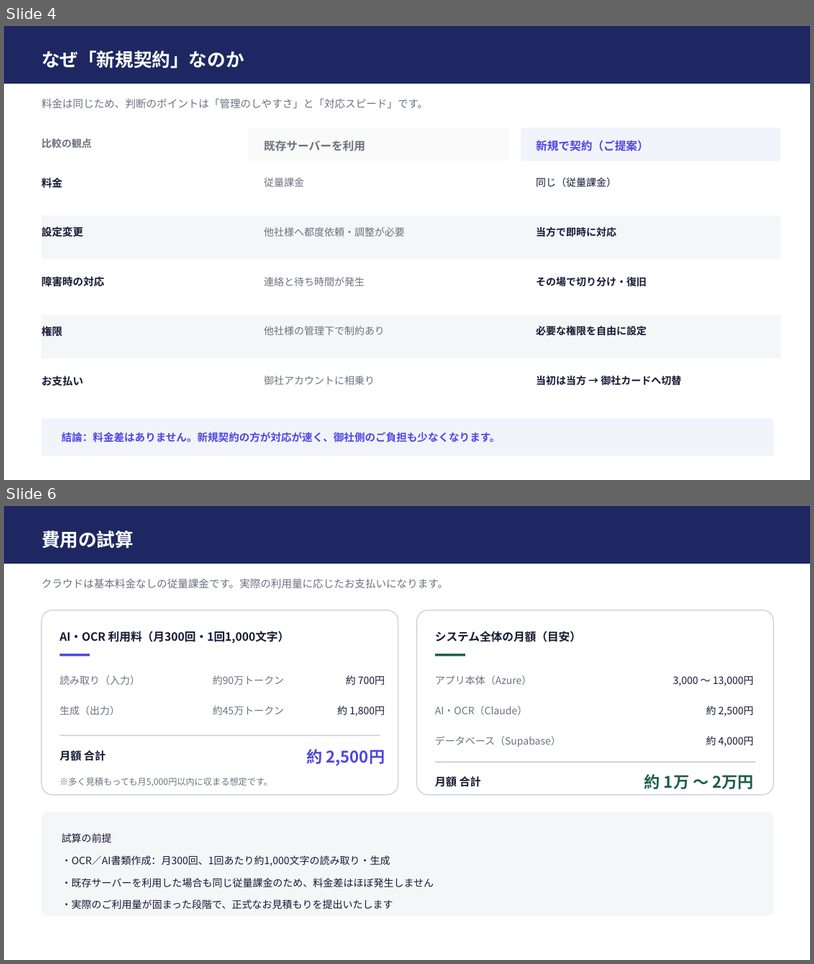
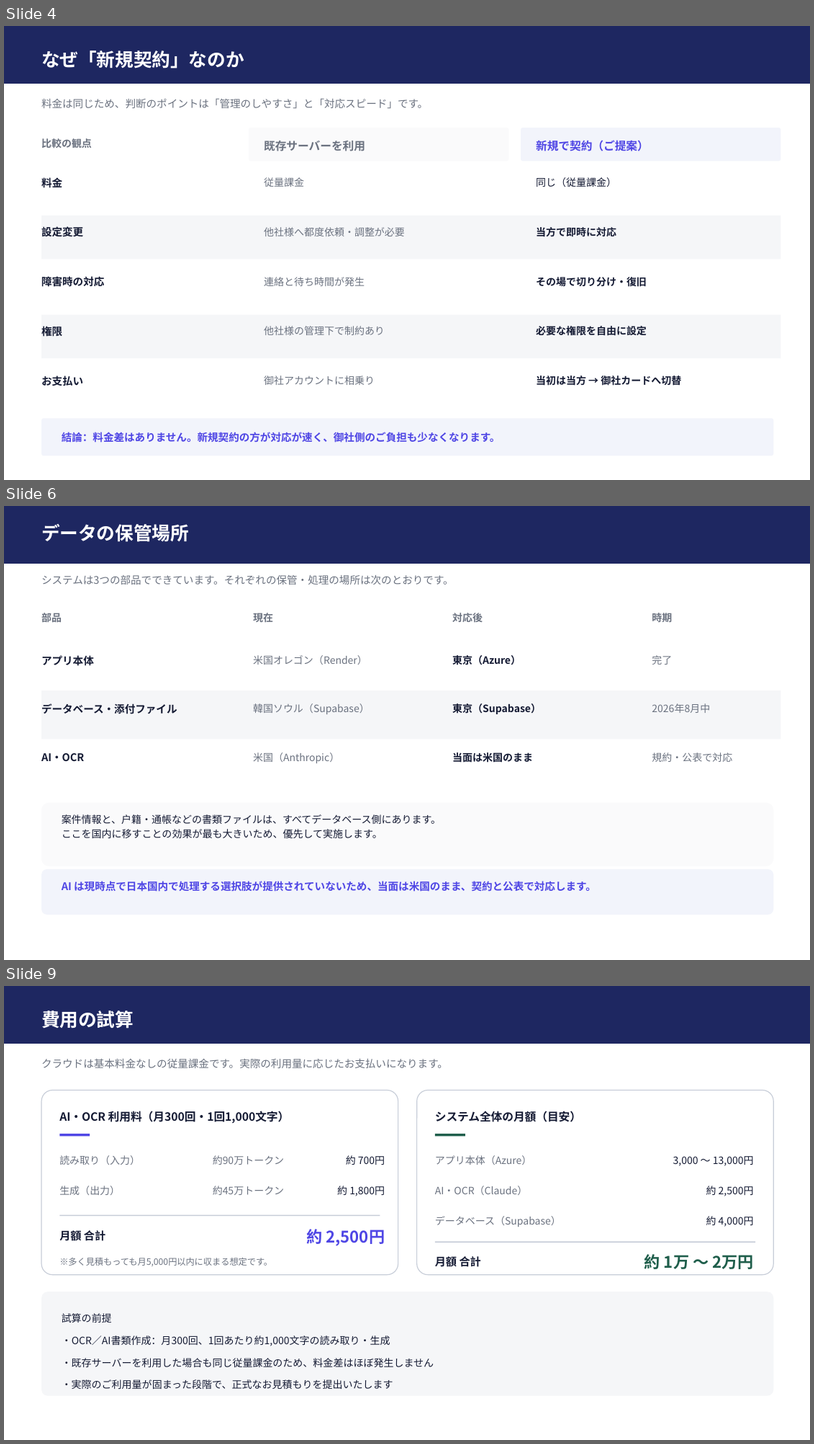
Before and after one commit to IVipcy/SouzokPlatform, a slide deck: docs/サーバー構成のご提案.pptx. Shown one above the other, each under a label of ours: slides 4 and 6 before the commit, slides 4, 6 and 9 after it; the slides between them are not shown. The pictures are 814x964 and 814x1444 pixels, drawn with LibreOffice and Linux fonts; fonts in the diff are those of the drawing. Boxes give left, top, right and bottom in pixels: in the first picture for what was removed or moved away, otherwise in the second. Text is boxed around its words. In the diff, an @@ line names an element or a change of style, - is before the commit and + after.

```diff
--- a/docs/サーバー構成のご提案.pptx
+++ b/docs/サーバー構成のご提案.pptx
@@ slide 6 added at box(4, 506, 810, 960), background #FFFFFF @@
@@ rectangle added at box(4, 506, 810, 564), fill #1E2761 @@
@@ text added at box(41, 524, 189, 542), 22 pt, text #FFFFFF, bold @@
+データの保管場所
@@ text added at box(41, 575, 454, 584), 12.5 pt, text #6B7280 @@
+システムは3つの部品でできています。それぞれの保管・処理の場所は次のとおりです。
@@ text added at box(41, 613, 62, 622), 12 pt, text #6B7280, bold @@
+部品
@@ text added at box(253, 613, 273, 622), 12 pt, text #6B7280, bold @@
+現在
@@ text added at box(453, 613, 483, 622), 12 pt, text #6B7280, bold @@
+対応後
@@ text added at box(652, 613, 672, 622), 12 pt, text #6B7280, bold @@
+時期
@@ text added at box(41, 655, 94, 666), 12.5 pt, text #141A33, bold @@
+アプリ本体
@@ text added at box(253, 655, 368, 664), 12 pt, text #6B7280 @@
+米国オレゴン（Render）
@@ text added at box(453, 655, 521, 665), 12 pt, text #141A33, bold @@
+東京（Azure）
@@ text added at box(652, 655, 672, 664), 12 pt, text #6B7280 @@
+完了
@@ rectangle added at box(41, 690, 782, 739), fill #F5F6F8 @@
@@ text added at box(41, 703, 178, 714), 12.5 pt, text #141A33, bold @@
+データベース・添付ファイル
@@ text added at box(253, 703, 370, 714), 12 pt, text #6B7280 @@
+韓国ソウル（Supabase）
@@ text added at box(453, 703, 541, 714), 12 pt, text #141A33, bold @@
+東京（Supabase）
@@ text added at box(652, 703, 710, 713), 12 pt, text #6B7280 @@
+2026年8月中
@@ text added at box(41, 753, 84, 761), 12.5 pt, text #141A33, bold @@
+AI・OCR
@@ text added at box(253, 752, 340, 763), 12 pt, text #6B7280 @@
+米国（Anthropic）
@@ text added at box(453, 752, 533, 762), 12 pt, text #141A33, bold @@
+当面は米国のまま
@@ text added at box(652, 752, 733, 762), 12 pt, text #6B7280 @@
+規約・公表で対応
@@ rounded rectangle added at box(41, 803, 774, 866), fill #FAFAFB @@
@@ text added at box(62, 814, 441, 838), 12 pt, text #141A33 @@
+案件情報と、戸籍・通帳などの書類ファイルは、すべてデータベース側にあります。
+ここを国内に移すことの効果が最も大きいため、優先して実施します。
@@ rounded rectangle added at box(41, 869, 774, 914), fill #F2F4FB @@
@@ text added at box(62, 880, 597, 891), 12.5 pt, text #4F46E5, bold @@
+AI は現時点で日本国内で処理する選択肢が提供されていないため、当面は米国のまま、契約と公表で対応します。
@@ what was slide 6 is now slide 9 @@
```
Also in this commit, not shown: 3 slides changed, 2 other slides added.
